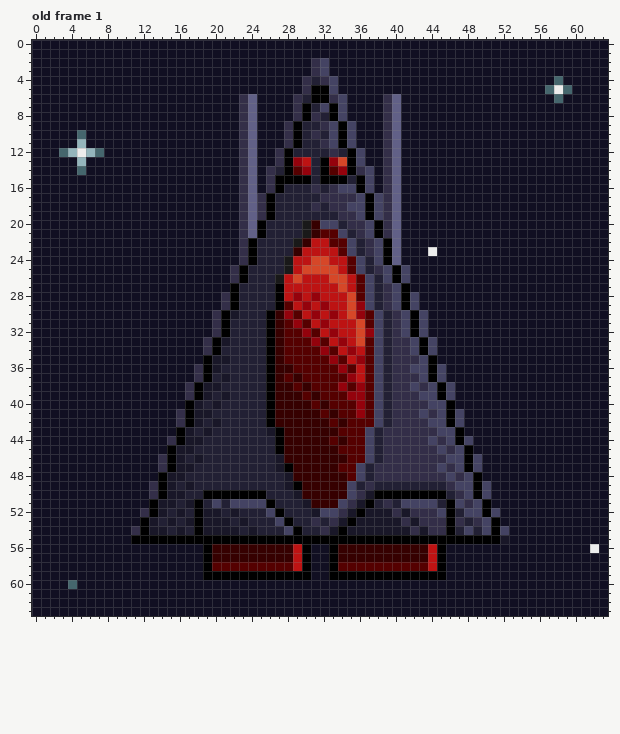
One commit to this pixel-art file: Assets/Graphics/enemyship.ase. The picture above is the old version.
64x64 pixels, 1 frame. Colours within 5 levels of each other are drawn and written as one. Shown: old frame 1. The commit also changed other frames, which this record leaves out.
And afterwards:
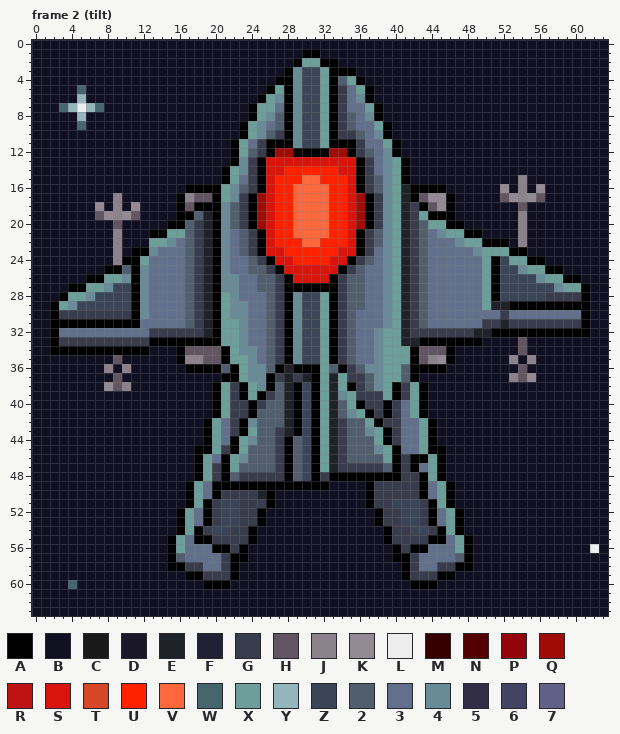
Palette (. is transparent): A #000000  B #110f22  C #191919  D #191728  E #20222a  F #222034  G #393c4c  H #615562  J #8b828b  K #948a96  L #ededed  M #360000  N #550000  P #94020c  Q #9f0c07  R #bd1313  S #d9140d  T #d64728  U #ff2100  V #ff673d  W #45666d  X #6c9f9a  Y #94b5bc  Z #3b4558  2 #515e6e  3 #62708c  4 #688b97  5 #332e48  6 #444363  7 #616087
A new or re-ordered frame is compared with the old frame closest to it.
From old to new:
frames 1 -> 3
layer "enemy03" added
layer "v2" removed
Changed rows in their new state; - is an unchanged pixel.
Frame 2 (tilt) is new; against old frame 1:
first column x 2:
 1 ----------------------------AA------------------------------
 2 ---------------------------AXXAA----------------------------
 3 --------------------------A4ZZXAAA--------------------------
 4 -------------------------AA4ZZXA2XA---------------------B---
 5 ---W--------------------AXA4ZZXAG3XA-------------------BBB--
 6 ---Y-----------------BBAX4A4ZZXAG34A-BB-----------------B---
 7 -WYLYW---------------BAXX3A4ZZX-G33XABB---------------------
 8 ---Y-----------------BAX42A4ZZX-G234ABB---------------------
 9 ---W-----------------AX432A4ZZXAG233XAB---------------------
10 ---B-----------------AX42GA4ZZXAGG234AB---------------------
11 ---B----------------AX3GAAA4ZZXA-AG33XA---------------------
12 -BBBBB--------------AX2GAQQAAAAQQ-G234A---------------------
13 ---B----------------A4GASSSSSSSSSSAG34XA--------------------
14 ---B---------------AX4GASSUUUUUUSSAG34XA--------------------
15 -------------------AX3GASUUUVVUUUS-G24XA------------J-------
16 ---------------AAAAX42GASUUVVVVUUS-G24XEAAAA------K-J-K-----
17 -------J------AJHHAX4GAQSUUVVVVUUSQ-G4XEAHKKA-----HKJKH-----
18 -----K-J-K----AHAAA42GAQSUUVVVVUUSQ-G4XEGAHKA-------H-------
19 -----HKJKH----AA2EA42GAQSUUVVVVUUSQ-G4XEGXAAA-------J-------
20 -------H-----AA2GEA42GAQSUUVVVVUUSQAG4XEG2XXAA------J-------
21 -------J---AAXX2GEA432G-SUUVVVVUUSAG24XEG234XXAA----J-------
22 -------J---XX432GEA432GASUUUVVUUUSAG24XEG23334XXAAA-J-------
23 -------J-AA43332GEA432GASSUUUUUUSSAG34XEG2333334XXXAA-------
24 -------JAAX33332GEA4332GASSUUUUSSAG234XEG2333333XAZXXAA-----
25 ------AA2A433332GEA43322GASSSSSSAG2334XEG2333333XAZZ4XXAA---
26 ----AAXX4A433332GEA443322GASSSSAG22334XEG2333333XAZZZZ4XXAA-
27 --AAXX4ZZA433332GEA443322GAAAAAAG22334XEG2333333XAZZZZZZ4XXA
28 -AXX4ZZZZA433332GEAX43332GA4ZZXAG22334XEG2333333XAZZZZZGGGGA
29 AX4ZZZZZZA433332GEAX44332GA4ZZXAG22334XEG2333333XEEAAAAAAAAA
30 AGGGGGGGGA433332GEAX44332GA4ZZXAG23334XEG233333333G33333333A
31 AAAAAAAAAA333332GEAXX4332GA4ZZXAG23334XEG2333333GGEGGGGGGGGA
32 A3333333333GGGGGGEAXX4332GA4ZZXAG2334XXEGGGGGGGEEAAAAAAAAAAA
33 AGGGGGGGGGGAAAAAAA-XX4332GA4ZZXAG2334XXEE-AAAAAA----H-------
34 AAAAAAAAAAA---AHHHHAX4432GA4ZZXAG2334XXXAHHHA-------H-------
35 -------H------AJJHHAXX432GA4ZZXAG2334XXXAHJKA------J-J------
36 ------J-J------AA-A2AX442AEAAAX2AG244XX2AA-A--------H-------
37 -------H--------BBBAAX44-GEGEAXEXGG24XX2ABBB-------JHK------
38 ------KHJ------BBBAXGAX4-2EAZAXEXAG24XAGXABBB---------------
39 ---------------BBBAXGAXAG2EAZAXE4XGGGXAGXABBB---------------
40 ---------------BBBAXGGAG22EAZAXE2XAGGAG3XABBB---------------
41 --------------BBBBAXGGA222EAZAXE24XAGAG3XABBBB--------------
42 --------------BBBAX3GA4222EAZAXEG22XAGG33XABBB--------------
43 --------------BBBAX3GAX22GEAZAXEG224XAG33XABBB--------------
44 -------------BBBBAX3AX422GA2ZAXEG222XAG33XABBBB-------------
45 -------------BBBAAXGAX222GA2ZAXEG2224XA33XAABBB-------------
46 ------------BBBBAX3AX4222GA2ZAXEG2222XAGAAXABBBB------------
47 ------------BBBBAXGAX2222G-2ZAXEGGGGG2AGA3XABBBB------------
48 ------------BBBBAXGA2GGGGGA2ZAGAAAAAAAAGGAXABBBB------------
49 -----------BBBBAX3AAAAAAAAA-AAABBBBAGGGGGA3XABBBB-----------
50 -----------BBBBAX3-GGGGEABBBBBBBBBBAGGGGG-3XABBBB-----------
51 -----------BBBBAXAGZZGGG-BBBBBBBBBB-GGZZZGAX-BBBB-----------
52 ----------BBBBAX3AGZZGGABBBBBBBBBBBBAGGZZGA3XABBBB----------
53 ----------BBBBAX3AGZZGGABBBBBBBBBBBBAGGZZGA3XABBBB----------
54 ---------BBBBBAX-GZZGGABBBBBBBBBBBBBBAGGZZGAXABBBBB---------
55 ---------BBBB-X3--GGGG-BBBBBBBBBBBBBB-GGGG--3X-BBBB---------
56 -------------AX333AAGABBBBBBB--BBBBBBBAGAA333XA-------------
57 -------------A23333GAABBBBBBB--BBBBBBBAAG33332A-------------
58 -------------AAGG33GABBBBBBBB--BBBBBBBBAG33GGAA-------------
59 ---------------AAGGG-BBBBBBBB--BBBBBBBB-GGG-A---------------
60 -----------------AAA--------------------AAA-----------------
Where, in picture pixels (left, top, right, bottom), the same in both pictures:
changed: (50, 49, 590, 589)
